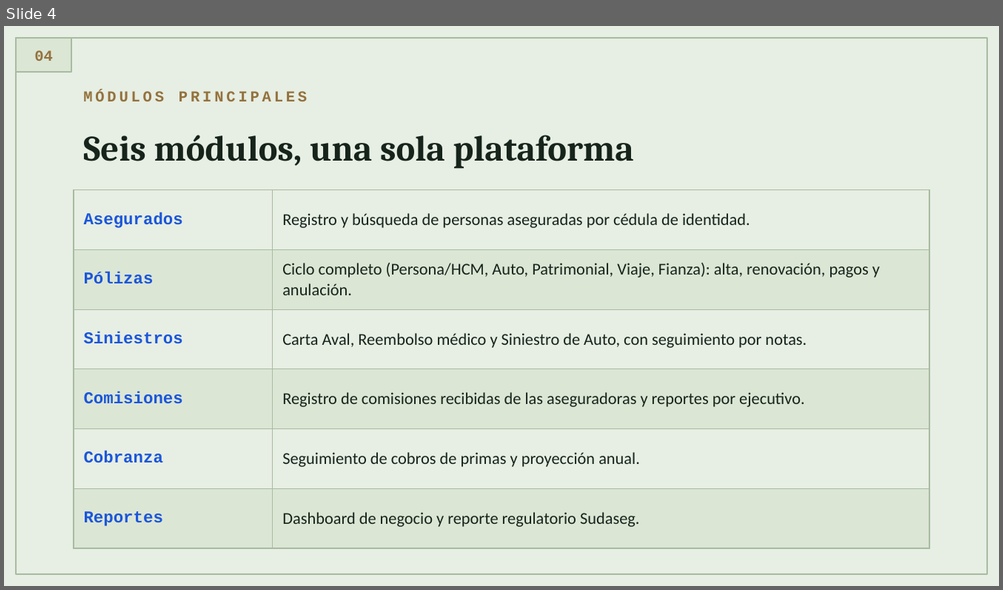
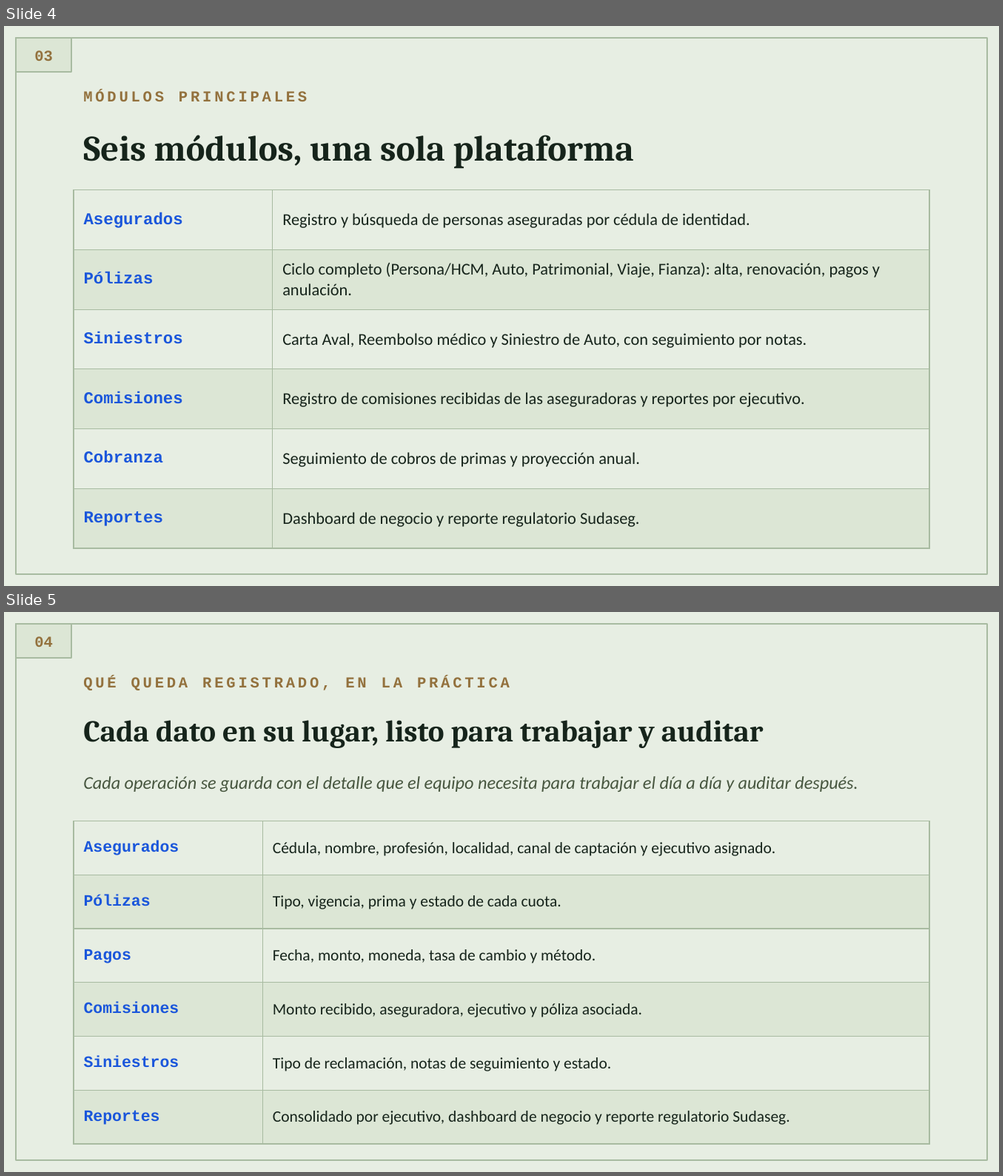
Before and after one commit to DanveDC/broker-suite, a slide deck: docs/BrokerCore-Presentacion.pptx. Shown one above the other, each under a label of ours: slide 4 before the commit, slides 4 and 5 after it. The pictures are 1003x590 and 1003x1176 pixels, drawn with LibreOffice and Linux fonts; fonts in the diff are those of the drawing. Boxes give left, top, right and bottom in pixels: in the first picture for what was removed or moved away, otherwise in the second. Text is boxed around its words. In the diff, an @@ line names an element or a change of style, - is before the commit and + after.

Commit message:
docs: update presentation to product-pitch framing
Regenerate BrokerCore-Presentacion.pptx to match the reworked HTML
deck: drop the changelog-style comisiones slide and the deployment
location slide, add a practical "qué registra" slide, replace the
route-count stat with a more relevant integrations count.

```diff
--- a/docs/BrokerCore-Presentacion.pptx
+++ b/docs/BrokerCore-Presentacion.pptx
@@ slide 5 added at [4,612,999,1172], background #E7EEE3 @@
@@ rectangle added at [16,624,987,1160], outline #A8BBA1 1 pt @@
@@ rectangle added at [16,624,71,658], fill #DCE6D5, outline #A8BBA1 1 pt @@
@@ text added at [34,636,53,647], 11 pt, text #93713D, bold @@
+04
@@ text added at [83,676,509,690], 11 pt, text #93713D, bold @@
+QUÉ QUEDA REGISTRADO, EN LA PRÁCTICA
@@ text added at [83,720,763,748], 22 pt, text #16241B, bold @@
+Cada dato en su lugar, listo para trabajar y auditar
@@ text added at [83,776,857,792], 13 pt, text #47563F, italic @@
+Cada operación se guarda con el detalle que el equipo necesita para trabajar el día a día y auditar después.
@@ table added at [74,821,929,1144], 6 rows, 2 columns @@
+Asegurados | Cédula, nombre, profesión, localidad, canal de captación y ejecutivo asignado.
+Pólizas | Tipo, vigencia, prima y estado de cada cuota.
+Pagos | Fecha, monto, moneda, tasa de cambio y método.
+Comisiones | Monto recibido, aseguradora, ejecutivo y póliza asociada.
+Siniestros | Tipo de reclamación, notas de seguimiento y estado.
+Reportes | Consolidado por ejecutivo, dashboard de negocio y reporte regulatorio Sudaseg.
@@ slide 4 changed as well @@
@@ text at [34,50,53,61]: text changed @@
-04
+03
```
Also in this commit, not shown: 6 other slides changed, 1 other slide added, 3 slides removed.
